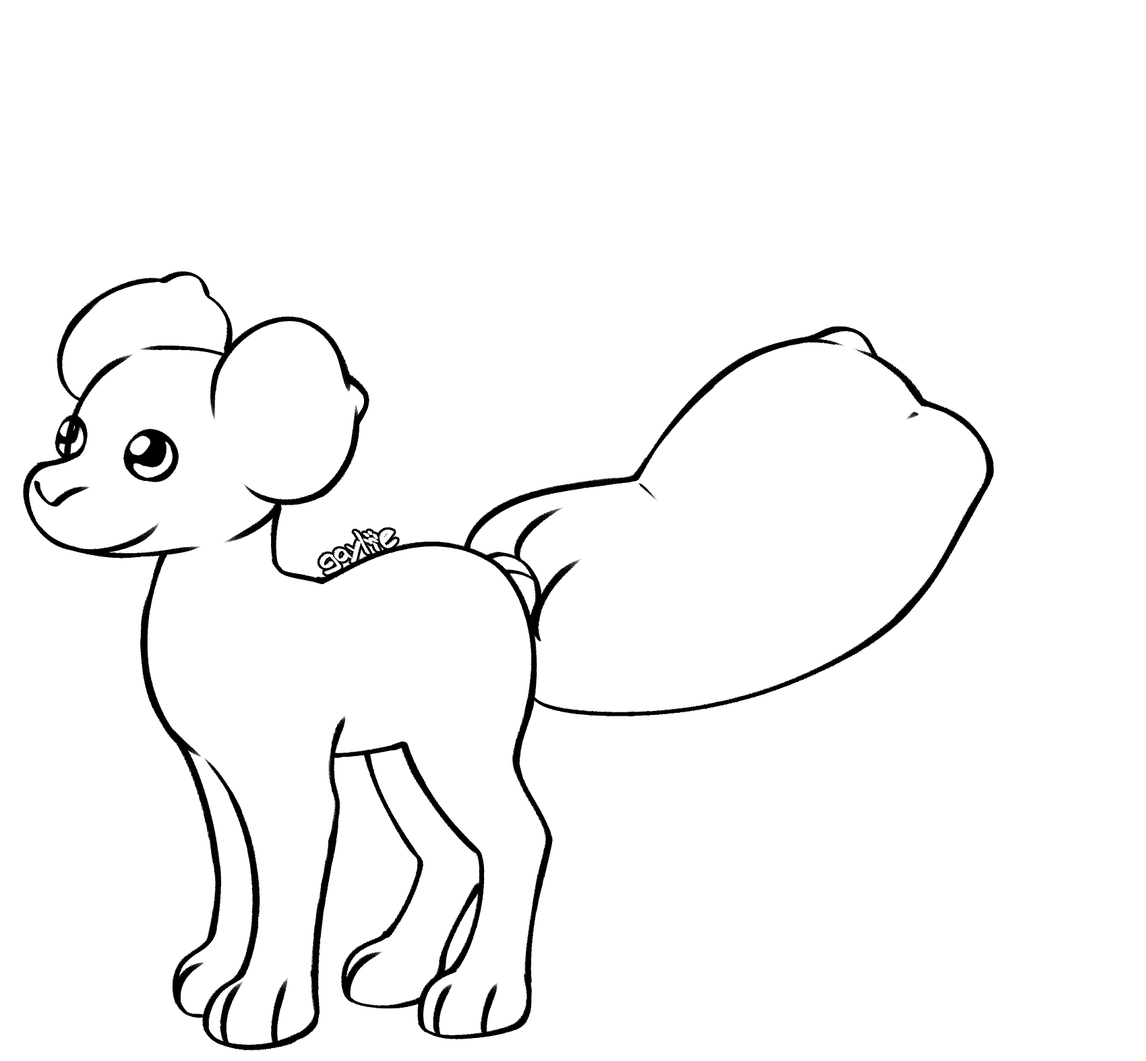
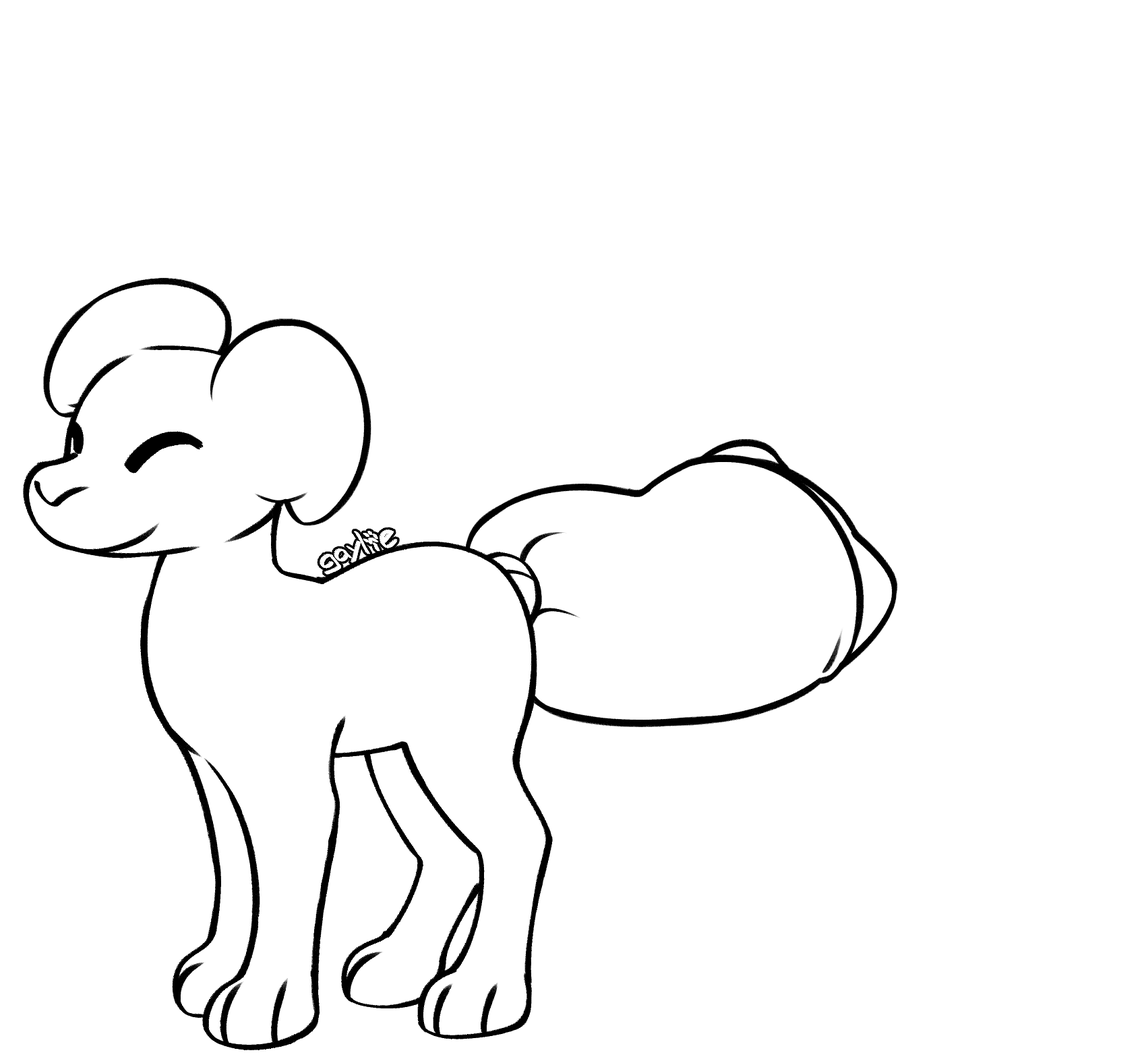
Comparing the layer stacks of the two 1146 × 1061 images. Changes:
hid "bead" over [left=54, top=413, right=179, bottom=483]
showed "closed" over [left=66, top=420, right=204, bottom=474]
added layer "drop" in group "ears" over [left=43, top=277, right=372, bottom=527]
hid "bob" over [left=54, top=271, right=370, bottom=505]
added layer "open short" in group "tails" over [left=465, top=438, right=899, bottom=727]
hid "closed standard" over [left=463, top=326, right=994, bottom=716]
